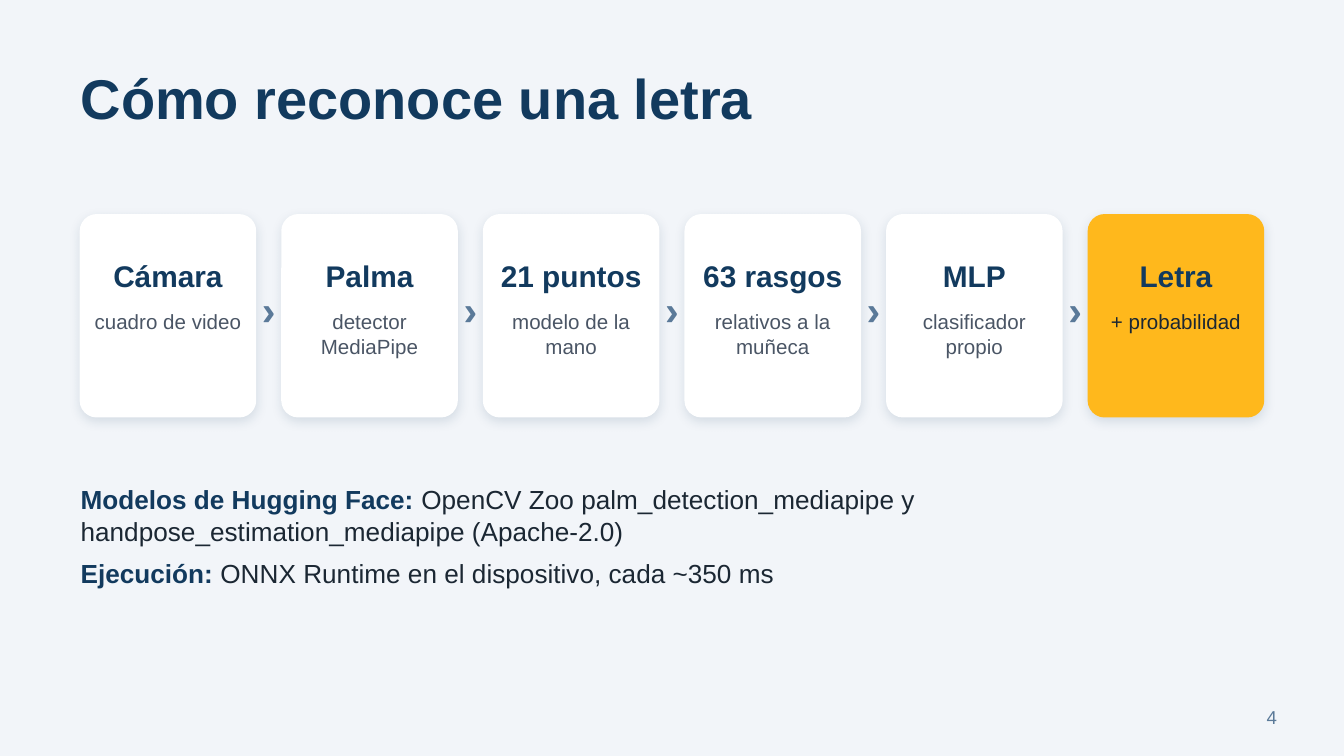
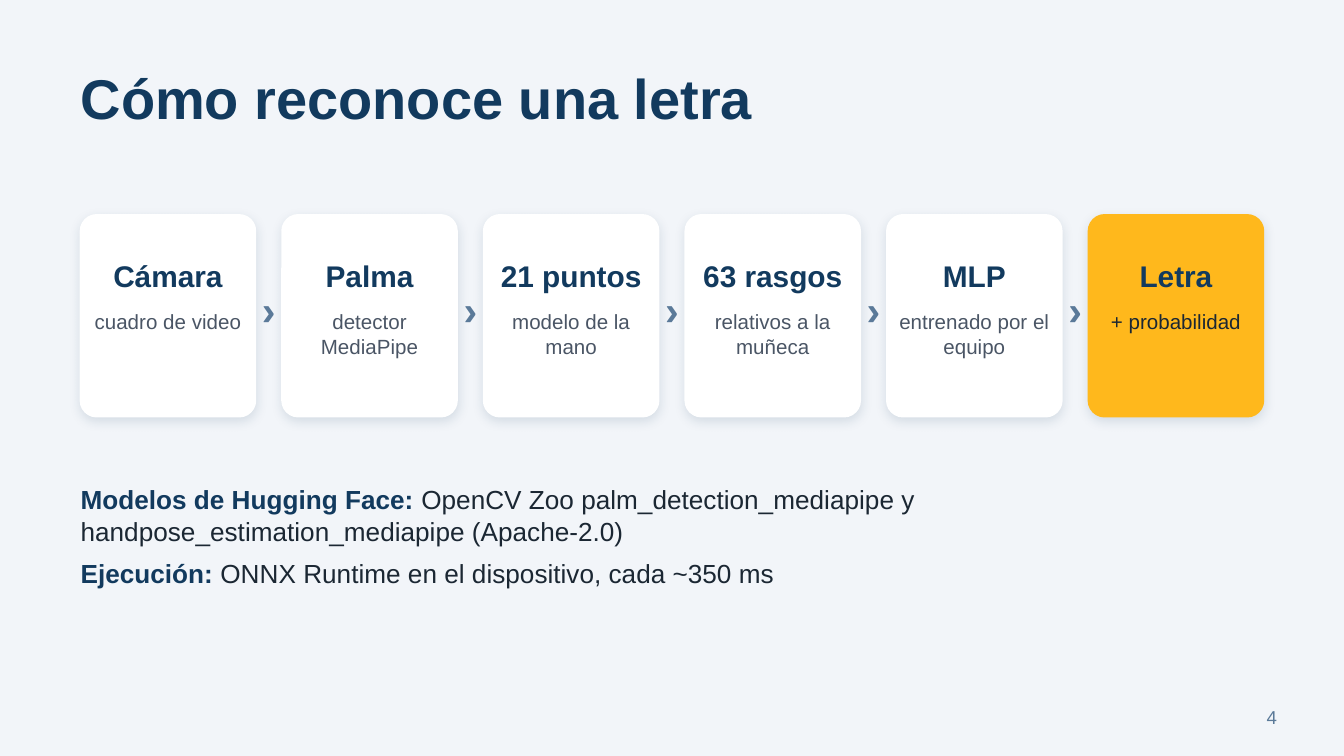
Before and after one commit to mattiasribera/SignBridge, a slide deck: slide 4 of docs/SignBridge-Presentacion.pptx. Drawn at 1344x756 pixels with LibreOffice and Linux fonts; fonts in the diff are those of the drawing. Boxes give left, top, right and bottom in pixels: in the first picture for what was removed or moved away, otherwise in the second. Text is boxed around its words. In the diff, an @@ line names an element or a change of style, - is before the commit and + after.

```diff
--- a/docs/SignBridge-Presentacion.pptx
+++ b/docs/SignBridge-Presentacion.pptx
@@ text at [899, 314, 1049, 359]: text changed @@
-clasificador propio
+entrenado por el equipo
```
Also in this commit, not shown: 1 slide added, 2 other files.
